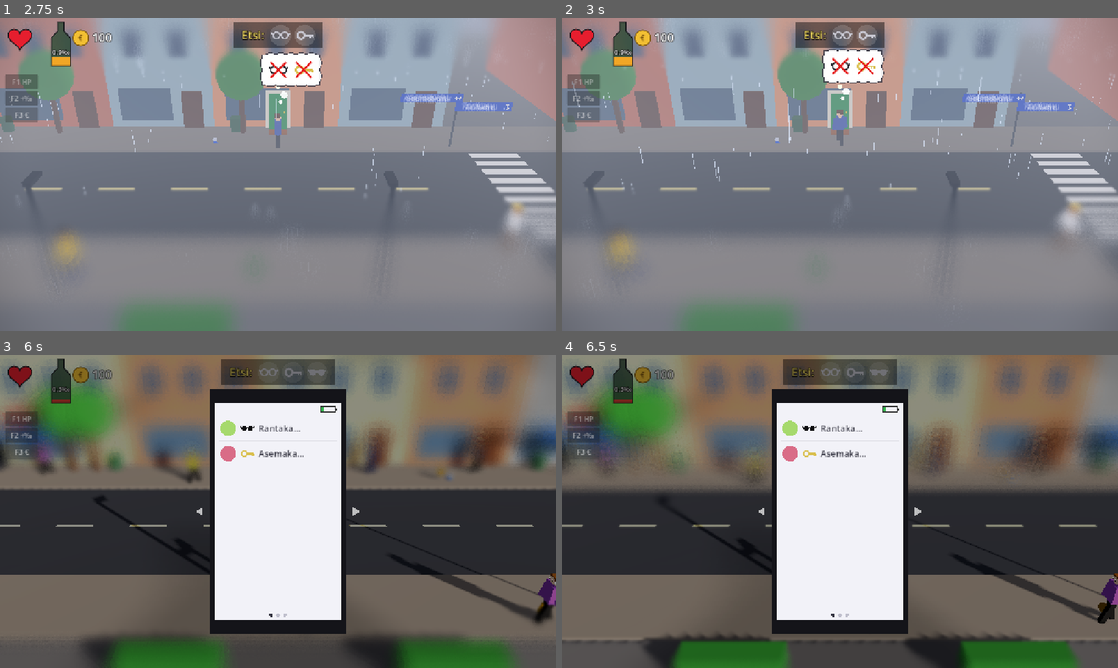
Above: before the commit, frames 1-4 (two rows, left to right).
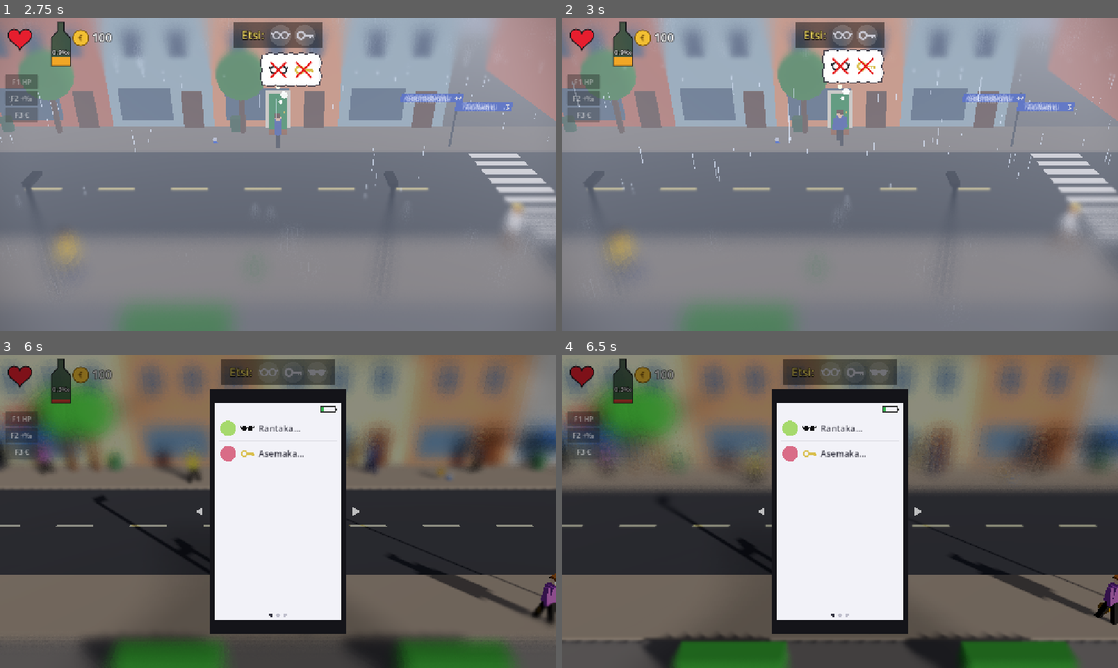
Above: after the commit, the same moments.

Repository: Ecculi/GoodMorningMoonshine
Game: Godot game, scene res://scenes/main.tscn
Same seed, same stepped clock (60 frames per second), same inputs: the game is played once before the commit and once after it.
Inputs:
- Up to frame 1 (2.75 s): click "F1 HP" at 0.5 s; click "F2 +‰" at 1.25 s; click "F3 €" at 2 s
- Up to frame 2 (3 s): tap Enter at 2.75 s; hold Up (move_up) from 2.78 s (still down); hold Space (action) from 2.78 s (still down)
- Up to frame 3 (6 s): release Space (action) at 3.53 s; tap P (phone) at 3.6 s; tap Space (action) at 4.25, 5.75 s; release Up (move_up) at 4.28 s; hold Left (move_left) 4.28-5.78 s; tap Z at 4.35 s; tap Enter at 5, 5.1 s; hold Down (move_down) from 5.78 s (still down); tap Tab at 5.85 s
- Up to frame 4 (6.5 s): keep holding Down (move_down)

Frame 1 is identical in both runs. In frame 2, less than 0.1% of the frame differs, in the area x 89-94%, y 60-68%; in frame 3, 0.5%; in frame 4, 0.5%, in the area x 66-100%, y 31-87%.

Commit message:
Other characters turn smoothly towards where they walk, in any direction
Co-Authored-By: Claude Opus 5.5 <noreply@anthropic.com>
Claude-Session: https://claude.ai/code/session_014p1PebUFuQA4D9T8dUNWSx

Diff:
--- a/scripts/npc.gd
+++ b/scripts/npc.gd
@@ -145,6 +145,7 @@
 	if _rise_t > 0.0:
 		_rise_t -= dt
 		return
+	var start_pos := position
 	match state:
 		S.WALK:
 			_walk(dt)
@@ -189,7 +190,7 @@
 				position.x += stp.x
 				position.z += stp.y
 				model.animate(0.8, dt, 0.8)
-				model.rotation.y = 0.0 if dir > 0 else PI
+				_turn(position - start_pos, dt)
 				return
 			# Limp away from the player towards the nearer block end.
 			position.x += dir * LEAVE_SPEED * dt
@@ -203,7 +204,22 @@
 	if state != S.KO:
 		position = main.push_out_of_cars(position)
 	if state != S.KO:
-		model.rotation.y = 0.0 if dir > 0 else PI
+		_turn(position - start_pos - Vector3(_knock * dt, 0, 0), dt)
+
+
+## Turn smoothly towards where this person is going (any direction, like
+## the player). Standing still: face along `dir` (towards the player when
+## fighting).
+func _turn(moved: Vector3, dt: float) -> void:
+	var target: float
+	if Vector2(moved.x, moved.z).length() > 0.2 * dt:
+		target = atan2(-moved.z, moved.x)
+	elif state == S.FIGHT or state == S.CHASE:
+		var p = main.player
+		target = atan2(-(p.position.z - position.z), p.position.x - position.x)
+	else:
+		target = 0.0 if dir > 0 else PI
+	model.rotation.y = lerp_angle(model.rotation.y, target, 1.0 - exp(-10.0 * dt))
 
 
 func _walk(dt: float) -> void:
Not shown, changed: DESIGN.md
